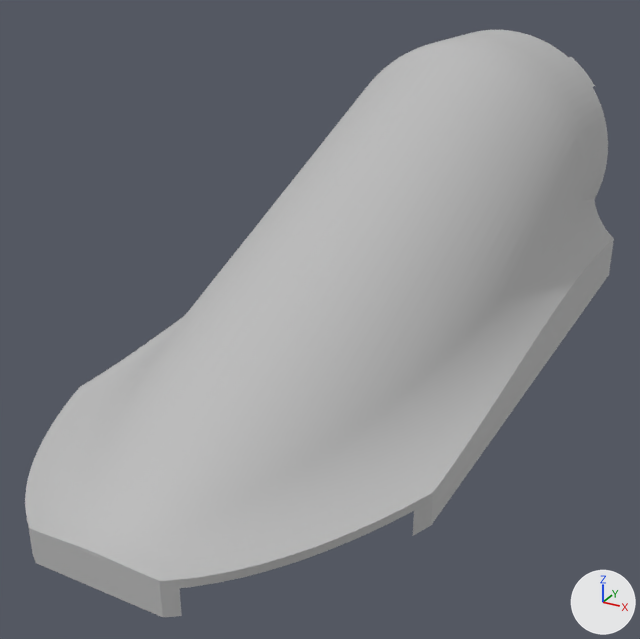
Renders of the glTF model assets/models/cooling-fan-duct.glb from each side of a commit.
One viewpoint serves both versions: a 50 mm lens placed at (0.156, -0.316, 0.163), pointed at (-0.008, -0.018, 0.014). Arrows for +X, +Y and +Z are at lower right; the lights stay in place. The older version comes first. Where no turn or scale is listed for an object, it has been applied to the vertices.

In view in the first picture: 'cooling-fan-duct'.
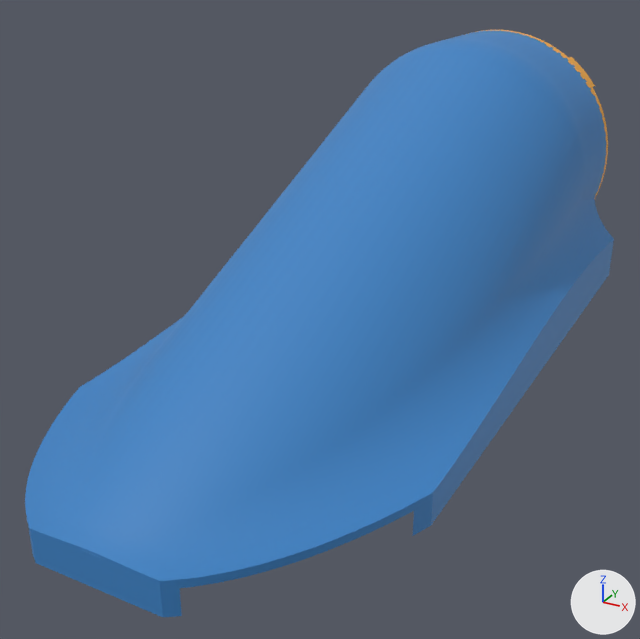
Edits to the bpy script that builds the scene:
```text
Change mat_body_1:
    mat_body_1.base_color: (0.5, 0.5, 0.5) -> (0.0437, 0.223, 0.552)  # grey #bcbcbc -> blue #3b82c4
```

Where the change shows, as pixel boxes [x1, y1, x2, y2] in the pictures (640 x 639 px):
'cooling-fan-duct', recoloured (grey to blue): [25, 30, 614, 617] in both
